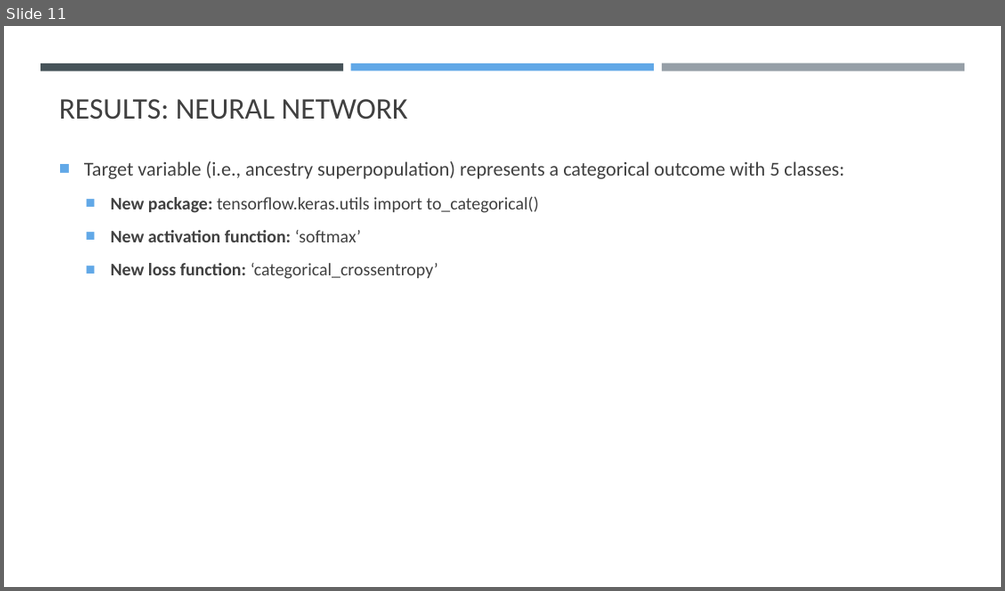
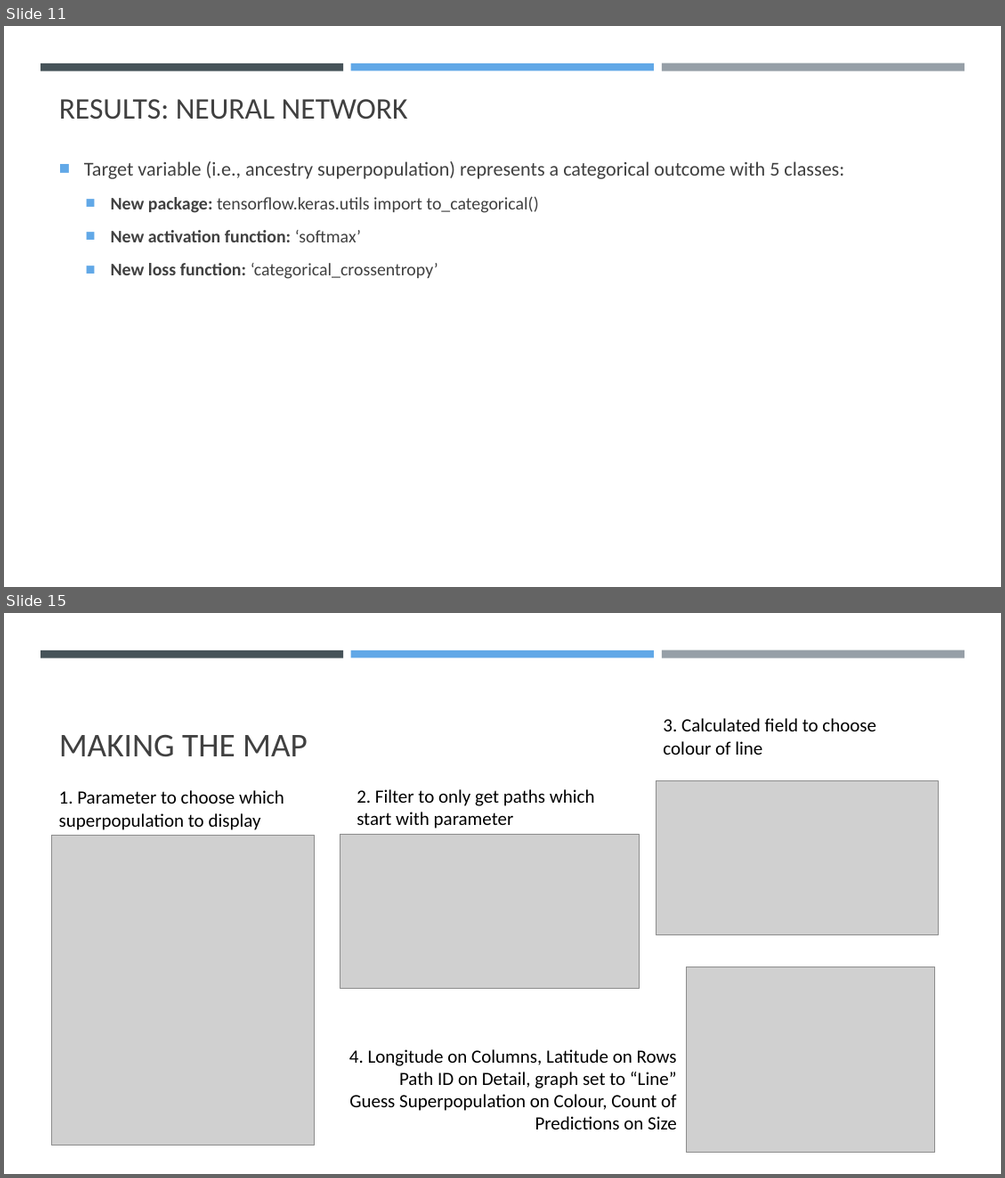
Before and after one commit to K-G-Witt/project4-team1, a slide deck: 1000genomes_Presentation.pptx. Shown one above the other, each under a label of ours: slide 11 before the commit, slides 11 and 15 after it; the slides between them are not shown. The pictures are 1005x591 and 1005x1178 pixels, drawn with LibreOffice and Linux fonts; fonts in the diff are those of the drawing; grey boxes stand for pictures. Boxes give left, top, right and bottom in pixels: in the first picture for what was removed or moved away, otherwise in the second. Text is boxed around its words. In the diff, an @@ line names an element or a change of style, - is before the commit and + after.

Commit message:
presentation

```diff
--- a/1000genomes_Presentation.pptx
+++ b/1000genomes_Presentation.pptx
@@ slide 15 added at [4, 613, 1001, 1174], background #FFFFFF; not listed: 3 template elements that a slide beside it also shows @@
@@ text added at [663, 718, 876, 755], 18 pt, text #000000 @@
+3. Calculated field to choose colour of line
@@ title added at [59, 735, 307, 757], 32 pt, text #404040 @@
+MAKING THE MAP
@@ text added at [59, 790, 284, 830], 18 pt, text #000000 @@
+1. Parameter to choose which superpopulation to display
@@ text added at [356, 789, 595, 828], 18 pt, text #000000 @@
+2. Filter to only get paths which start with parameter
@@ picture added at [656, 780, 938, 934] @@
@@ picture added at [52, 835, 315, 1145] @@
@@ picture added at [340, 834, 639, 988] @@
@@ picture added at [687, 966, 936, 1152] @@
@@ text added at [349, 1049, 677, 1129], 18 pt, text #000000 @@
+4. Longitude on Columns, Latitude on Rows
+Path ID on Detail, graph set to “Line”
+Guess Superpopulation on Colour, Count of Predictions on Size
```
Also in this commit, not shown: 4 other slides added, 1 other file.
